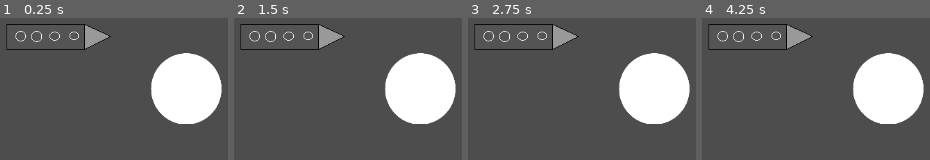
Above: before the commit, frames 1-4 (left to right).
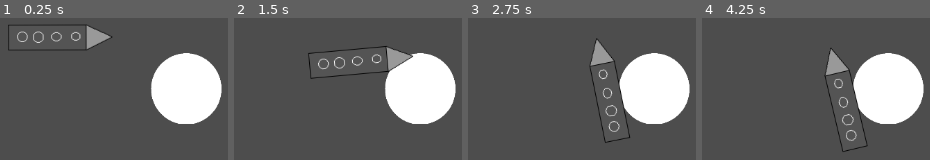
Above: after the commit, the same moments.

Repository: k3mystra/godot-gals-baby
Game: Godot game, scene res://main.tscn
Same seed, same stepped clock (60 frames per second), same inputs: the game is played once before the commit and once after it.
Inputs:
- Up to frame 1 (0.25 s): no input
- Up to frame 2 (1.5 s): no input
- Up to frame 3 (2.75 s): no input
- Up to frame 4 (4.25 s): no input

The runs differ from the first frame. In frame 1, 2.1% of the frame differs, in the area x 2-50%, y 4-24%; in frame 2, 4.3%; in frame 3, 4.3%; in frame 4, 4.4%, in the area x 2-73%, y 4-95%.

Commit message:
feat: Add gravity calc and bounce

Diff:
--- a/planets/planet.gd
+++ b/planets/planet.gd
@@ -1,4 +1,18 @@
 extends StaticBody2D
 
-func _physics_process(delta: float) -> void:
-	pass
+@export var rocket_group: String = "rocket"
+@onready var rockets: Array[Node] = get_tree().get_nodes_in_group(rocket_group)
+
+@export var mass: float = 1000
+@export var gravity_constant: float = 9999
+
+func _physics_process(_delta: float) -> void:
+	for rocket in rockets:
+		var vec_to_rocket = position - rocket.position
+		print(vec_to_rocket)
+		# Gravity equation
+		var force_amount = (gravity_constant * rocket.mass * mass) / vec_to_rocket.length_squared()
+		print(force_amount)
+		var force = vec_to_rocket.normalized() * force_amount
+
+		rocket.apply_force(force)
--- a/planets/planet.tscn
+++ b/planets/planet.tscn
@@ -2,6 +2,9 @@
 
 [ext_resource type="Script" uid="uid://s4xato8btq7m" path="res://planets/planet.gd" id="1_0coog"]
 [ext_resource type="Texture2D" uid="uid://lfan6cwgp2uw" path="res://planets/planet-template.png" id="2_60e5m"]
+
+[sub_resource type="PhysicsMaterial" id="PhysicsMaterial_0coog"]
+bounce = 0.5
 
 [sub_resource type="SpriteFrames" id="SpriteFrames_xgwrp"]
 animations = [{
@@ -18,7 +21,9 @@
 radius = 124.036285
 
 [node name="Planet" type="StaticBody2D" unique_id=730577519]
+physics_material_override = SubResource("PhysicsMaterial_0coog")
 script = ExtResource("1_0coog")
+gravity_constant = 4000.0
 
 [node name="AnimatedSprite2D" type="AnimatedSprite2D" parent="." unique_id=2046128297]
 sprite_frames = SubResource("SpriteFrames_xgwrp")
